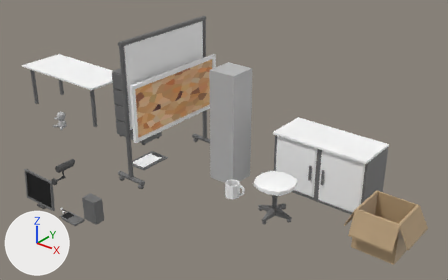
Before and after pictures for a commit that changed the FBX model Capstone/Assets/Models/MayaLT/Inorganic/ScienceProps.fbx.
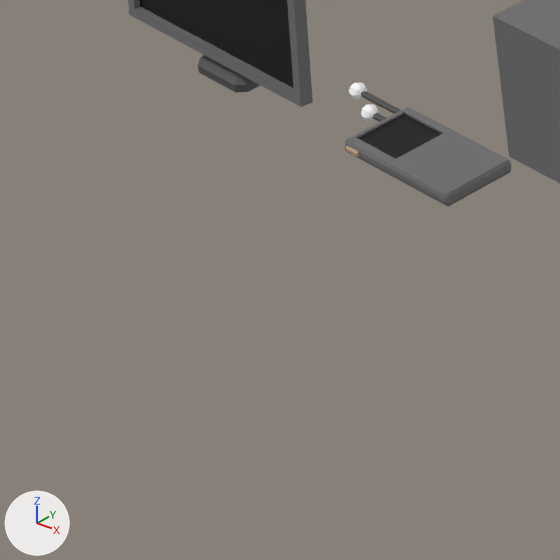
The first picture shows the older version from a camera (50 mm lens) standing at (0.0706, -0.0575, 0.0538) and looking at (0.0133, 0.0141, 0.0094). The close-ups show both versions on the part from 2% to 21% of the width and 70% to 100% of the height of that picture; other places that the commit changed are outside them. The axes (+X, +Y, +Z) are drawn at lower left. The lights are the same throughout. Where no turn or scale is listed for an object, it has been applied to the vertices.

The first close-up shows 'ComputerMonitor', 'TechBox', 'handheldDevice'.
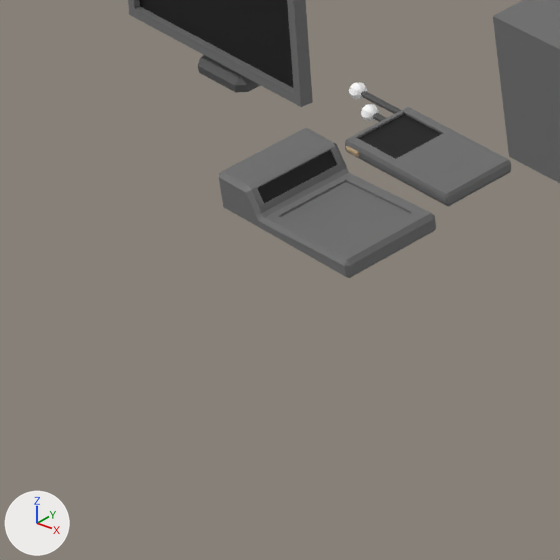
Diff of the bpy script that builds the scene:
```diff
--- a/Capstone/Assets/Models/MayaLT/Inorganic/ScienceProps.fbx.py
+++ b/Capstone/Assets/Models/MayaLT/Inorganic/ScienceProps.fbx.py
@@ me_mesh_018 @@
+me_mesh_018.from_pydata(...)  # 86 vertices, 89 faces; spans x -0.00219..0.00219, y -0.0012..0.0012, z -0.00048..0.00048
+# faces by material slot: [87, 1, 1]
+me_mesh_018.materials.append(mat_grey)  # dark grey #6e6e6e
+me_mesh_018.materials.append(mat_white)  # white #ffffff
+me_mesh_018.materials.append(mat_blackmetalic)  # black #000000
@@ ob_handhelddevice2 @@
+ob_handhelddevice2 = bpy.data.objects.new('handheldDevice2', me_mesh_018)
+ob_handhelddevice2.location = (0.00556, -0.01425, 0.00428)
```

What differs and where, as boxes [x1, y1, x2, y2] in the close-ups (560 x 560 px):
'handheldDevice2', added
    after: [219, 128, 436, 278]
    faces in mat_grey (dark grey #6e6e6e): [219, 128, 436, 278]
    faces in mat_blackmetalic (black #000000): [257, 150, 337, 203]
